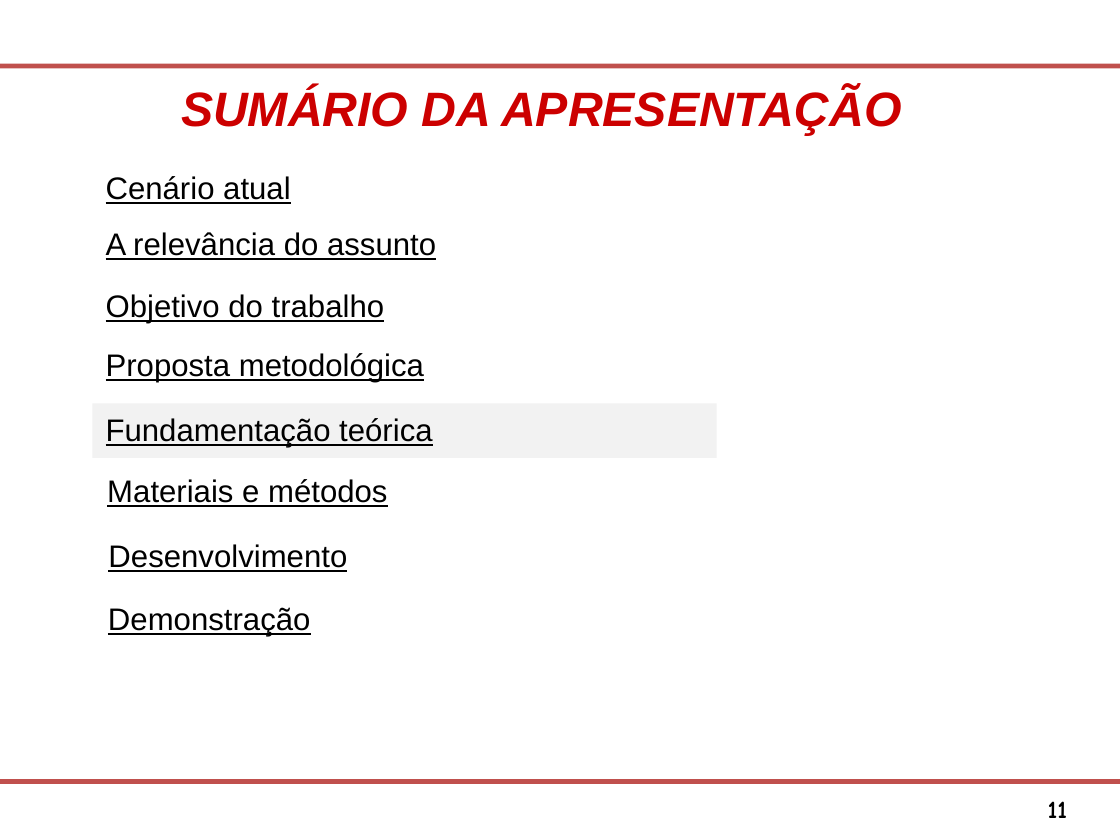
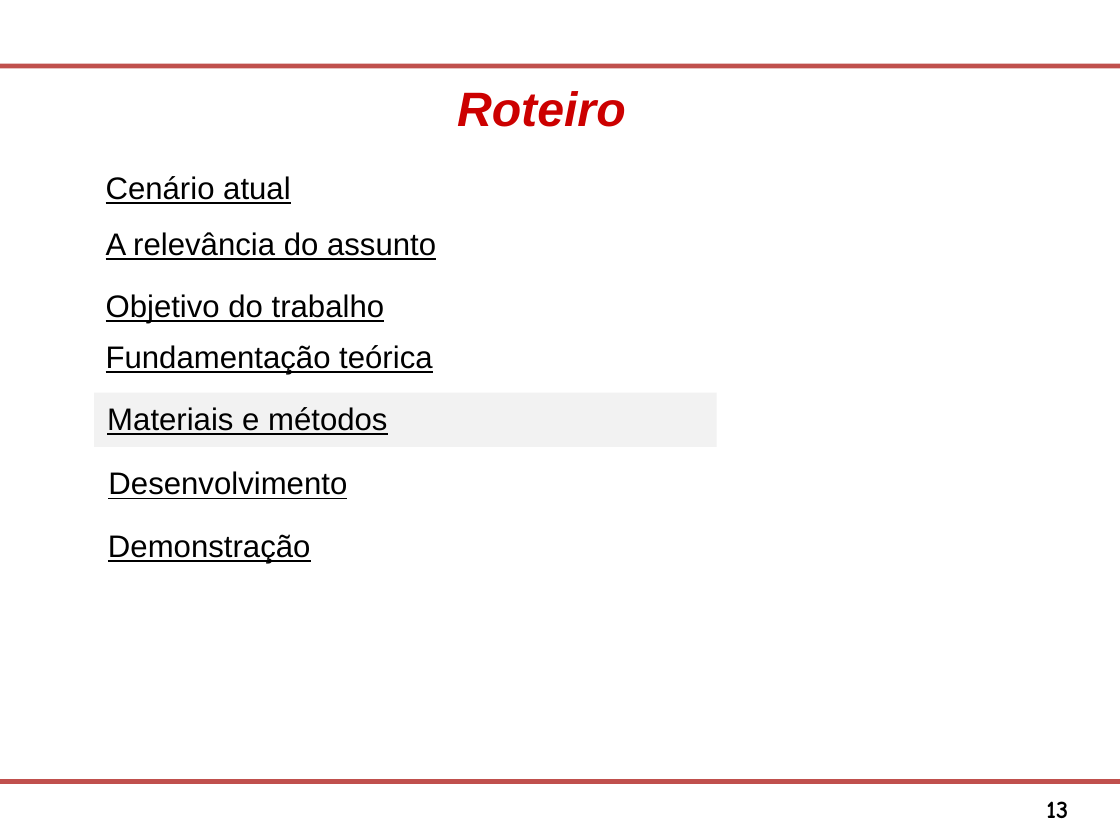
Before and after one commit to Osmar1503/TG, a slide deck: slide 13 of Modelo Apresentacao FATEC SJC.ppt (slide 11 before the commit). Drawn at 1120x840 pixels with LibreOffice and Linux fonts; fonts in the diff are those of the drawing; background and template pictures are left out. Boxes give left, top, right and bottom in pixels: in the first picture for what was removed or moved away, otherwise in the second. Text is boxed around its words. In the diff, an @@ line names an element or a change of style, - is before the commit and + after.

```diff
--- a/Modelo Apresentacao FATEC SJC.ppt
+++ b/Modelo Apresentacao FATEC SJC.ppt
@@ text at bbox=[457, 91, 626, 127]: text changed @@
-SUMÁRIO DA APRESENTAÇÃO
+Roteiro
@@ 3 texts: place and size @@
-3 texts at bbox=[92, 403, 716, 636]
+3 texts at bbox=[106, 345, 432, 564]
@@ text "Fundamentação teórica" at bbox=[106, 345, 432, 375]: fill #F2F2F2 to none @@
@@ text removed at bbox=[106, 353, 424, 382] @@
-Proposta metodológica
@@ rectangle "Materiais e métodos": place and size @@
-rectangle "Materiais e métodos" at bbox=[107, 479, 387, 507]
+rectangle "Materiais e métodos" at bbox=[94, 393, 717, 448]
@@ rectangle "Materiais e métodos" at bbox=[94, 393, 717, 448]: fill none to #F2F2F2 @@
@@ page number at bbox=[1046, 801, 1068, 818]: text changed @@
-11
+13
```
Also in this commit, not shown: 24 other slides changed, 2 slides removed.
